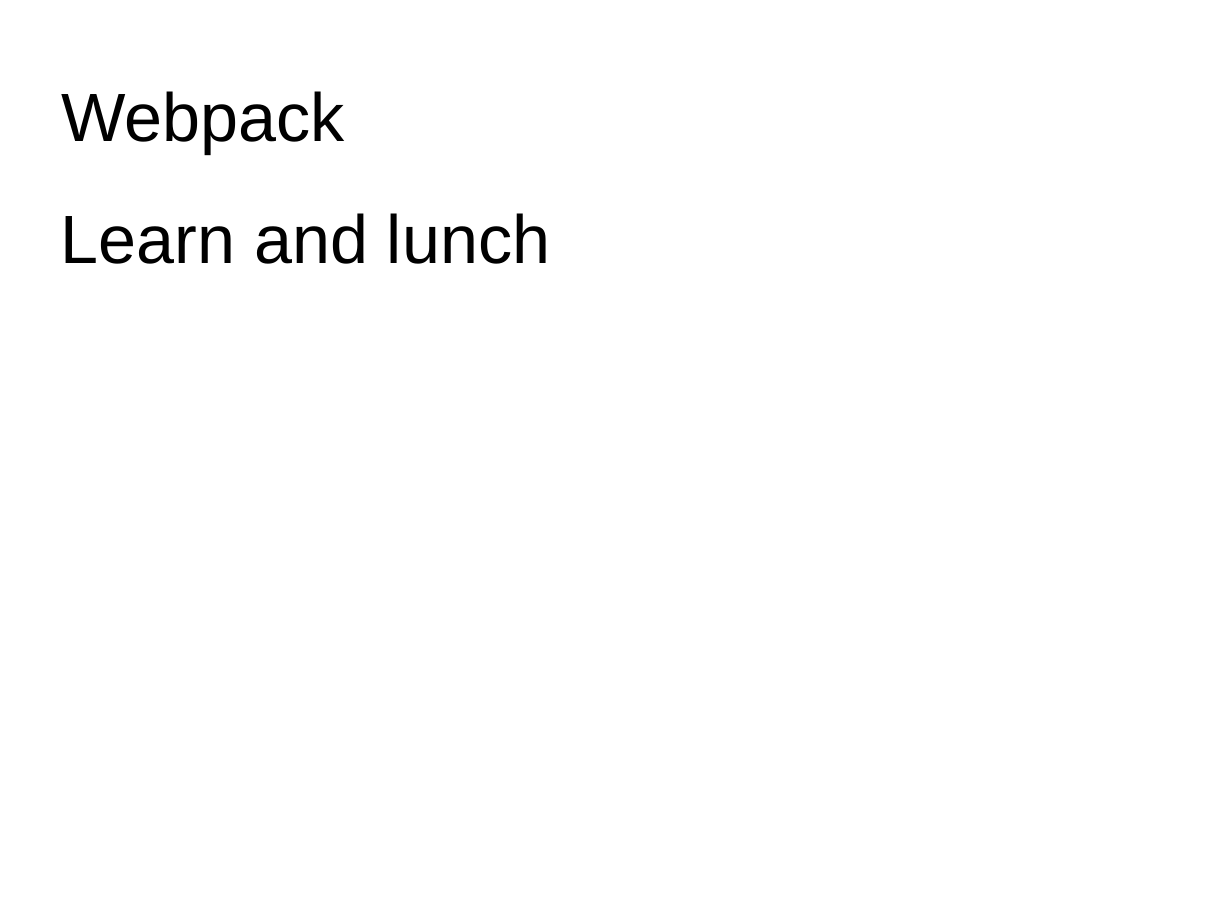
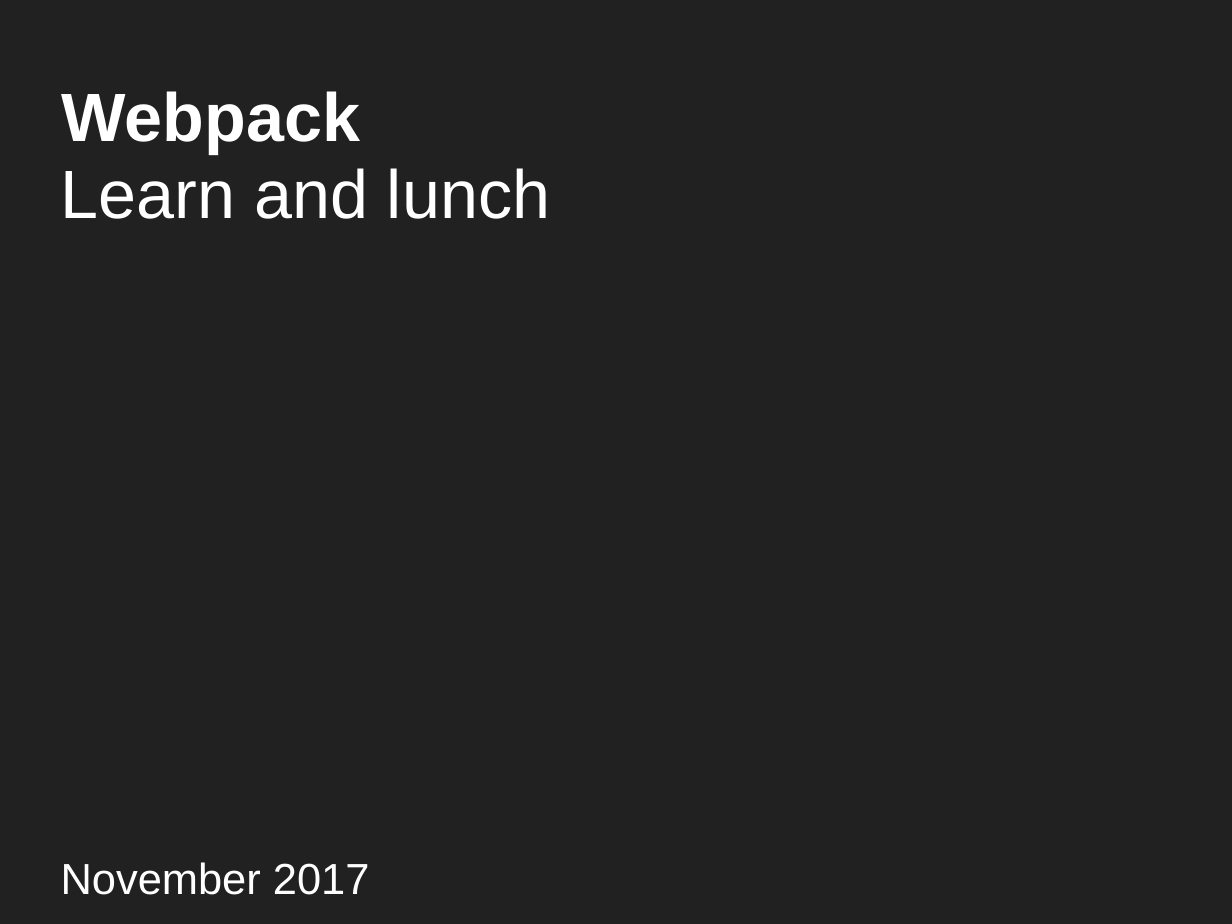
Before and after one commit to DanYellow/misc-tests, a slide deck: slide 1 of webpack-presentation-examples/webpack-presentation.odp. Drawn at 1232x924 pixels with LibreOffice and Linux fonts; fonts in the diff are those of the drawing. Boxes give left, top, right and bottom in pixels: in the first picture for what was removed or moved away, otherwise in the second. Text is boxed around its words. In the diff, an @@ line names an element or a change of style, - is before the commit and + after.

```diff
--- a/webpack-presentation-examples/webpack-presentation.odp
+++ b/webpack-presentation-examples/webpack-presentation.odp
@@ background #FFFFFF to #212121 @@
@@ title "Webpack" at (x1=62, y1=91, x2=360, y2=153): text colour #000000 to #FFFFFF, bold on @@
@@ title "Learn and lunch" moved from (x1=61, y1=213, x2=550, y2=264) to (x1=61, y1=168, x2=550, y2=219) @@
@@ title "Learn and lunch" at (x1=61, y1=168, x2=550, y2=219): text colour #000000 to #FFFFFF @@
@@ title added at (x1=61, y1=862, x2=370, y2=895), 28 pt, text #FFFFFF @@
+November 2017
```
Also in this commit, not shown: 43 slides added, 47 other files.
